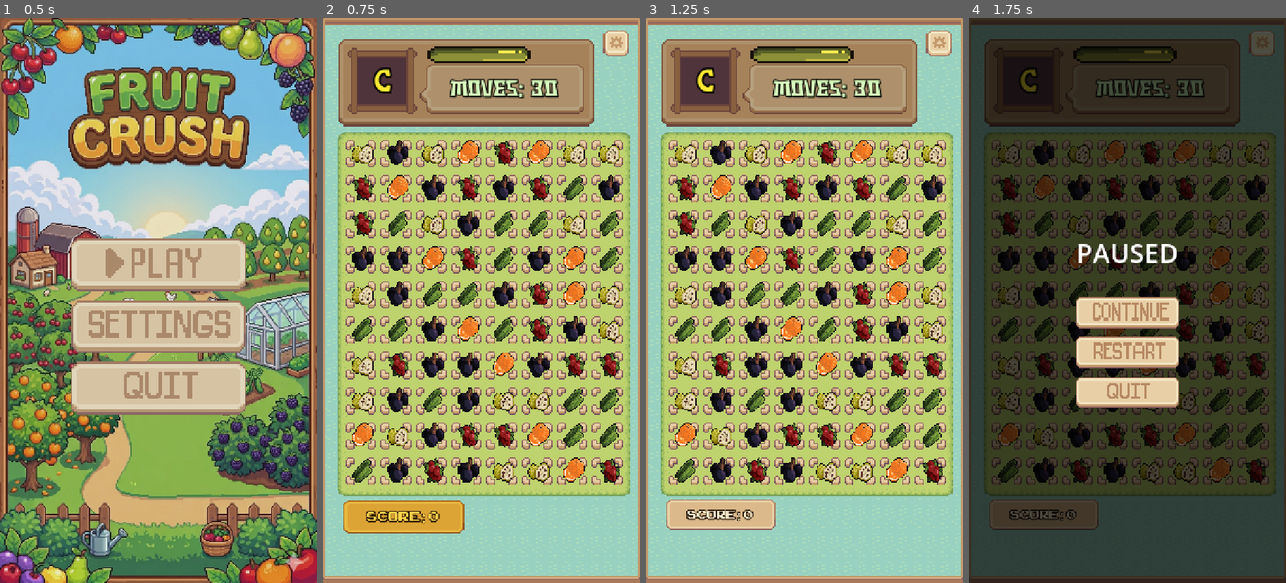
Above: before the commit, frames 1-4 (left to right).
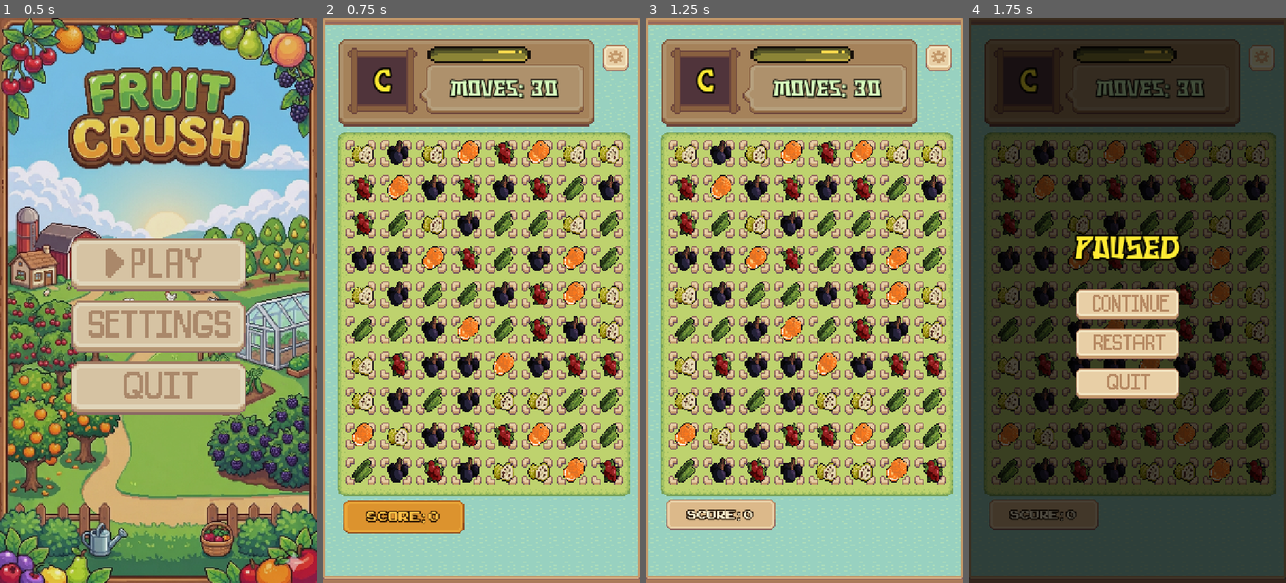
Above: after the commit, the same moments.

Repository: danieljuan6278/Fruit
Game: Godot game, scene res://scene/main_menu.tscn
Same seed, same stepped clock (60 frames per second), same inputs: the game is played once before the commit and once after it.
Inputs (mouse positions are in pixels of both pictures, inside the frame that each line leads up to; where the layout moved, square brackets give the same spot in the first picture):
- Up to frame 1 (0.5 s): no input
- Up to frame 2 (0.75 s): click (481, 266) at 0.5 s
- Up to frame 3 (1.25 s): no input
- Up to frame 4 (1.75 s): click (1260, 57) [1263, 46] at 1.25 s

Frame 1 is identical in both runs. In frame 2, 0.5% of the frame differs, in the area x 88-97%, y 2-10%; in frame 3, 0.5%; in frame 4, 6.8%, in the area x 32-97%, y 2-69%.

Commit message:
feat: implement pause menu scene and UI manager for game state feedback

Diff:
--- a/scene/pause_menu.tscn
+++ b/scene/pause_menu.tscn
@@ -5,6 +5,7 @@
 [ext_resource type="Texture2D" uid="uid://ja6sbwjaiyat" path="res://assets/ui/Sprout Lands - UI Pack - Basic pack/Sprite sheets/resumebutton.png" id="2_me6vf"]
 [ext_resource type="Texture2D" uid="uid://ccmeheycq6bj6" path="res://assets/ui/Sprout Lands - UI Pack - Basic pack/Sprite sheets/restart pause.png" id="4_qbwph"]
 [ext_resource type="Texture2D" uid="uid://ba28injmkmvq2" path="res://assets/ui/Sprout Lands - UI Pack - Basic pack/Sprite sheets/UI Big Play Button-58c8.png" id="4_ug2vv"]
+[ext_resource type="FontFile" uid="uid://cm1h8q3vjfypk" path="res://assets/Namistre.otf" id="5_namistre"]
 
 [sub_resource type="AtlasTexture" id="AtlasTexture_ug2vv"]
 atlas = ExtResource("2_cq4tv")
@@ -45,10 +46,10 @@
 
 [node name="PauseButton" type="TextureButton" parent="." unique_id=239840653]
 texture_filter = 1
-offset_left = 637.0
-offset_top = 28.000002
-offset_right = 659.0
-offset_bottom = 52.000004
+offset_left = 636.0
+offset_top = 61.0
+offset_right = 658.0
+offset_bottom = 85.0
 scale = Vector2(2.6494124, 2.4705193)
 size_flags_horizontal = 4
 texture_normal = SubResource("AtlasTexture_ug2vv")
@@ -75,7 +76,14 @@
 
 [node name="Title" type="Label" parent="Overlay/VBoxContainer" unique_id=1500184295]
 layout_mode = 2
-theme_override_font_sizes/font_size = 60
+theme_override_colors/font_color = Color(1, 0.92, 0.2, 1)
+theme_override_colors/font_shadow_color = Color(0.15, 0.1, 0.0, 0.7)
+theme_override_colors/font_outline_color = Color(0, 0, 0, 1)
+theme_override_constants/shadow_offset_x = 4
+theme_override_constants/shadow_offset_y = 4
+theme_override_constants/outline_size = 16
+theme_override_fonts/font = ExtResource("5_namistre")
+theme_override_font_sizes/font_size = 72
 text = "PAUSED"
 horizontal_alignment = 1
 
--- a/script/ui_manager.gd
+++ b/script/ui_manager.gd
@@ -8,13 +8,56 @@
 
 var game_state: GameState
 
+# Color themes per phase: C, B, A, S, S+
+# Each theme: { font_color, outline_color, shadow_color, bar_tint, accent }
+var phase_themes: Array = [
+	{  # C - Orange/warm (starting phase)
+		"font_color": Color(1, 0.92, 0.2, 1),
+		"outline_color": Color(0, 0, 0, 1),
+		"shadow_color": Color(0.15, 0.1, 0.0, 0.7),
+		"bar_tint": Color(1, 0.85, 0.3, 1),
+		"accent": Color(1, 0.75, 0.2, 1),
+		"bar_texture": "res://assets/horizontal bars/most rounded/progress bar most rounded progress orange.png"
+	},
+	{  # B - Blue/cool
+		"font_color": Color(0.4, 0.75, 1.0, 1),
+		"outline_color": Color(0, 0, 0, 1),
+		"shadow_color": Color(0.0, 0.05, 0.2, 0.7),
+		"bar_tint": Color(0.5, 0.8, 1.0, 1),
+		"accent": Color(0.3, 0.65, 1.0, 1),
+		"bar_texture": "res://assets/horizontal bars/most rounded/progress bar most rounded progress blue.png"
+	},
+	{  # A - Red/fiery
+		"font_color": Color(1.0, 0.35, 0.25, 1),
+		"outline_color": Color(0, 0, 0, 1),
+		"shadow_color": Color(0.2, 0.0, 0.0, 0.7),
+		"bar_tint": Color(1.0, 0.4, 0.3, 1),
+		"accent": Color(1.0, 0.25, 0.15, 1),
+		"bar_texture": "res://assets/horizontal bars/most rounded/progress bar most rounded progress red.png"
+	},
+	{  # S - Yellow/brilliant
+		"font_color": Color(1.0, 1.0, 0.2, 1),
+		"outline_color": Color(0, 0, 0, 1),
+		"shadow_color": Color(0.15, 0.12, 0.0, 0.7),
+		"bar_tint": Color(1.0, 1.0, 0.4, 1),
+		"accent": Color(1.0, 0.95, 0.2, 1),
+		"bar_texture": "res://assets/horizontal bars/most rounded/progress bar most rounded progress purple.png"
+	},
+	{  # S+ - Gold/legendary
+		"font_color": Color(1.0, 0.84, 0.0, 1),
+		"outline_color": Color(0, 0, 0, 1),
+		"shadow_color": Color(0.2, 0.15, 0.0, 0.7),
+		"bar_tint": Color(1.0, 0.78, 0.2, 1),
+		"accent": Color(1.0, 0.75, 0.0, 1),
+		"bar_texture": "res://assets/horizontal bars/most rounded/progress bar most rounded progress orange.png"
+	}
+]
+
 func _ready():
-	# Resolve node paths from scene
 	_resolve_node_paths()
-	# Initialize progress bar
 	if progress_bar:
 		progress_bar.min_value = 0
-		progress_bar.max_value = 1200  # Default for phase C
+		progress_bar.max_value = 1200
 		progress_bar.value = 0
 
 func _resolve_node_paths():
@@ -64,24 +107,86 @@
 		moves_label.text = "Moves: " + str(moves_left)
 
 func _on_phase_changed(phase: String, moves: int):
-	"""Update rank display and progress bar when phase changes"""
+	"""Update rank display and apply color theme when phase changes"""
 	if rank_label:
 		rank_label.text = phase
 
 	# Update progress bar for new phase
 	if progress_bar:
 		progress_bar.max_value = 1200
+
+	# Apply the color theme for this phase
+	_apply_phase_theme()
 
 func _on_combo_bonus(bonus_moves: int):
 	"""Show combo bonus feedback"""
 	print("Combo Bonus! +%d Move(s)" % bonus_moves)
 	if moves_label:
+		var theme = _get_current_theme()
 		_pulse_label(moves_label, Color(0.55, 0.9, 0.35))
 
 func _on_game_over(phase: String):
 	"""Handle game over"""
 	print("Game Over! Out of moves in phase %s." % phase)
-	# Add game over screen here later
+
+func _get_current_theme() -> Dictionary:
+	"""Get the theme for the current phase"""
+	if game_state:
+		return phase_themes[clampi(game_state.current_phase, 0, phase_themes.size() - 1)]
+	return phase_themes[0]
+
+func _apply_phase_theme():
+	"""Apply color theme to all UI elements based on current phase"""
+	var theme = _get_current_theme()
+
+	# Animate RankLabel color change
+	if rank_label:
+		var tween_rank = create_tween().set_parallel(true)
+		# Flash white then settle to the new color
+		rank_label.add_theme_color_override("font_color", Color.WHITE)
+		tween_rank.tween_property(rank_label, "scale", Vector2(1.3, 1.3), 0.15).set_trans(Tween.TRANS_BACK)
+		await tween_rank.finished
+
+		var tween_settle = create_tween().set_parallel(true)
+		rank_label.add_theme_color_override("font_color", theme["font_color"])
+		rank_label.add_theme_color_override("font_shadow_color", theme["shadow_color"])
+		tween_settle.tween_property(rank_label, "scale", Vector2(1.0, 1.0), 0.3).set_trans(Tween.TRANS_ELASTIC)
+		await tween_settle.finished
+
+	# Animate progress bar color swap
+	if progress_bar:
+		var bar_texture = load(theme["bar_texture"])
+		if bar_texture:
+			# Fade out, swap, fade in
+			var tween_bar = create_tween()
+			tween_bar.tween_property(progress_bar, "modulate:a", 0.0, 0.15)
+			await tween_bar.finished
+			progress_bar.texture_progress = bar_texture
+			progress_bar.modulate = Color(theme["bar_tint"].r, theme["bar_tint"].g, theme["bar_tint"].b, 0.0)
+			var tween_bar_in = create_tween()
+			tween_bar_in.tween_property(progress_bar, "modulate", theme["bar_tint"], 0.25)
+
+	# Animate ScoreContainer label accent
+	if score_label:
+		var score_texture = score_label.get_parent()  # The TextureRect
+		if score_texture:
+			var accent_color = Color(
+				lerp(1.0, theme["accent"].r, 0.3),
+				lerp(1.0, theme["accent"].g, 0.3),
+				lerp(1.0, theme["accent"].b, 0.3),
+				1.0
+			)
+			var tween_score = create_tween()
+			tween_score.tween_property(score_texture, "modulate", accent_color, 0.4).set_trans(Tween.TRANS_SINE)
+
+		# Tint the score font slightly toward the phase color
+		var font_tint = Color(
+			lerp(1.0, theme["font_color"].r, 0.2),
+			lerp(0.95, theme["font_color"].g, 0.2),
+			lerp(0.82, theme["font_color"].b, 0.2),
+			1.0
+		)
+		score_label.add_theme_color_override("font_color", font_tint)
 
 func _pulse_score_label():
 	"""Animate score label"""
@@ -89,9 +194,10 @@
 		return
 
 	var scoreboard_ui = score_label.get_parent()
+	var theme = _get_current_theme()
 	var tween = create_tween()
 	tween.tween_property(scoreboard_ui, "scale", Vector2(1.1, 1.1), 0.1)
-	tween.tween_property(scoreboard_ui, "modulate", Color(1.0, 0.86, 0.25), 0.1)
+	tween.tween_property(scoreboard_ui, "modulate", theme["accent"], 0.1)
 	tween.chain().tween_property(scoreboard_ui, "scale", Vector2(1.0, 1.0), 0.2)
 	tween.tween_property(scoreboard_ui, "modulate", Color.WHITE, 0.2)
 
@@ -120,3 +226,14 @@
 		if progress_bar:
 			progress_bar.max_value = info["phase_size"]
 			progress_bar.value = info["phase_score"]
+
+		# Apply initial theme without animation
+		var theme = _get_current_theme()
+		if rank_label:
+			rank_label.add_theme_color_override("font_color", theme["font_color"])
+			rank_label.add_theme_color_override("font_shadow_color", theme["shadow_color"])
+		if progress_bar:
+			var bar_texture = load(theme["bar_texture"])
+			if bar_texture:
+				progress_bar.texture_progress = bar_texture
+			progress_bar.modulate = theme["bar_tint"]
